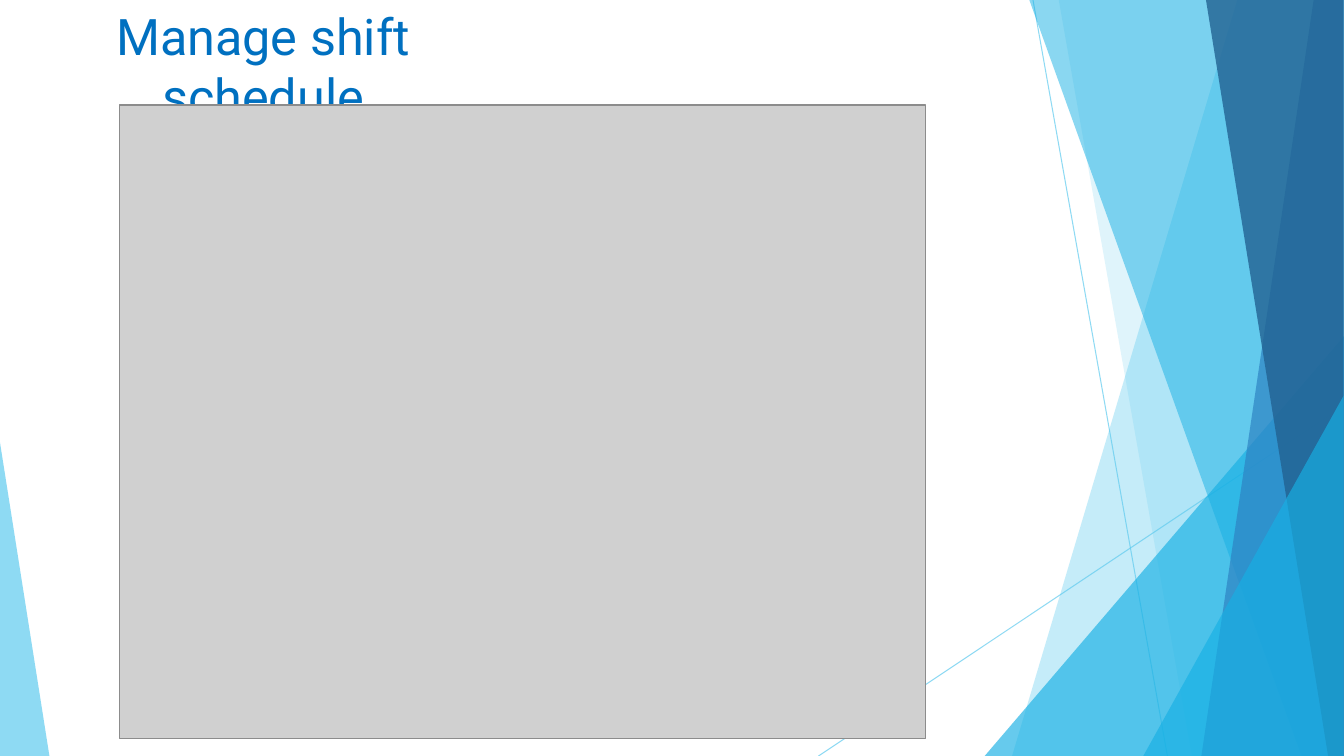
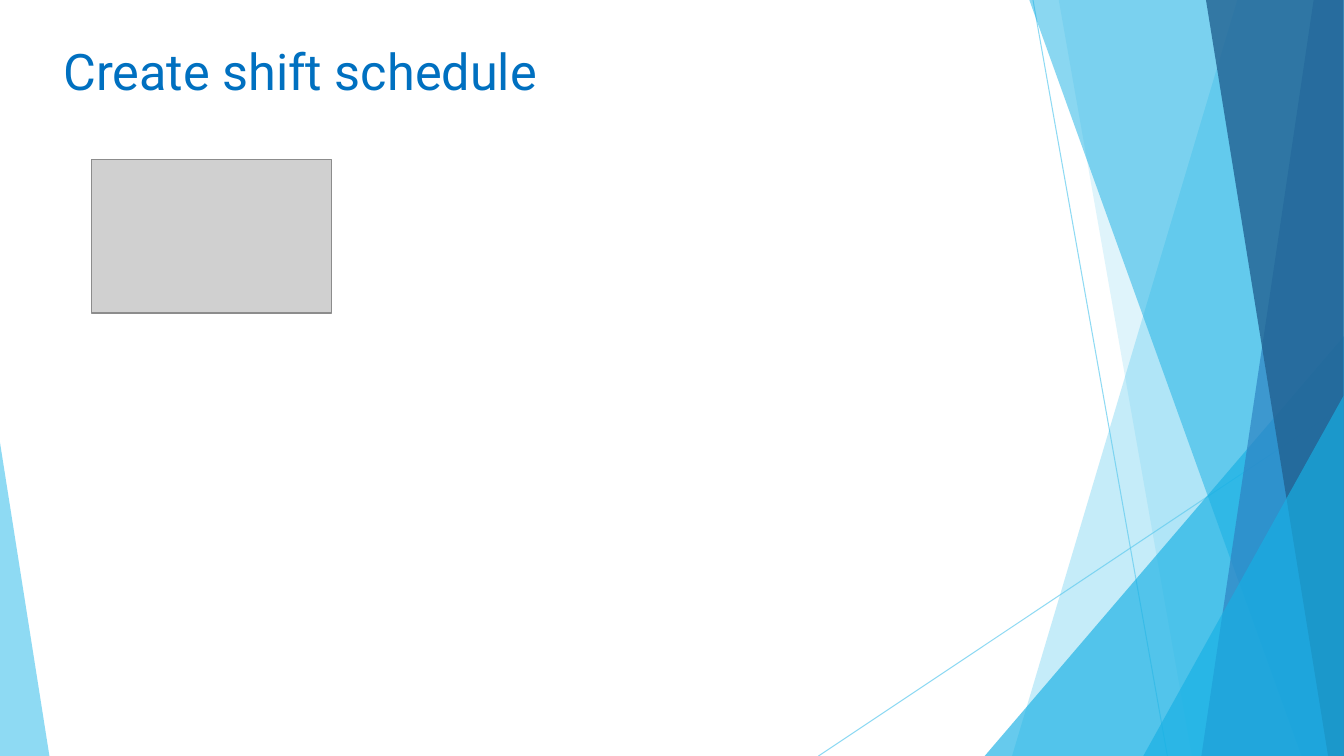
Before and after one commit to linhmimoza/Hospital_PortalExtra, a slide deck: slide 19 of Hospital.pptx (slide 20 before the commit). Drawn at 1344x756 pixels with LibreOffice and Linux fonts; fonts in the diff are those of the drawing; grey boxes stand for pictures. Boxes give left, top, right and bottom in pixels: in the first picture for what was removed or moved away, otherwise in the second. Text is boxed around its words. In the diff, an @@ line names an element or a change of style, - is before the commit and + after.

```diff
--- a/Hospital.pptx
+++ b/Hospital.pptx
@@ text at (63,51,537,91): text changed @@
-Manage shift schedule
+Create shift schedule
@@ picture removed at (120,105,927,739) @@
@@ picture added at (92,159,332,314) @@
```
Also in this commit, not shown: 10 other slides changed, 4 slides added, 8 slides removed.
